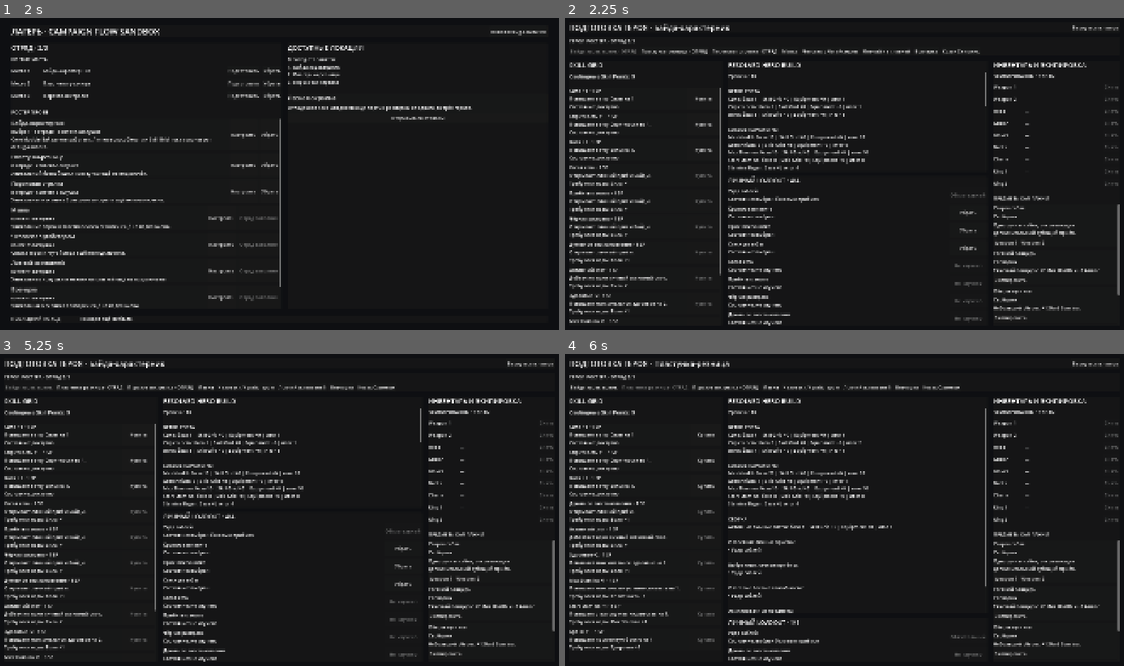
Above: before the commit, frames 1-4 (two rows, left to right).
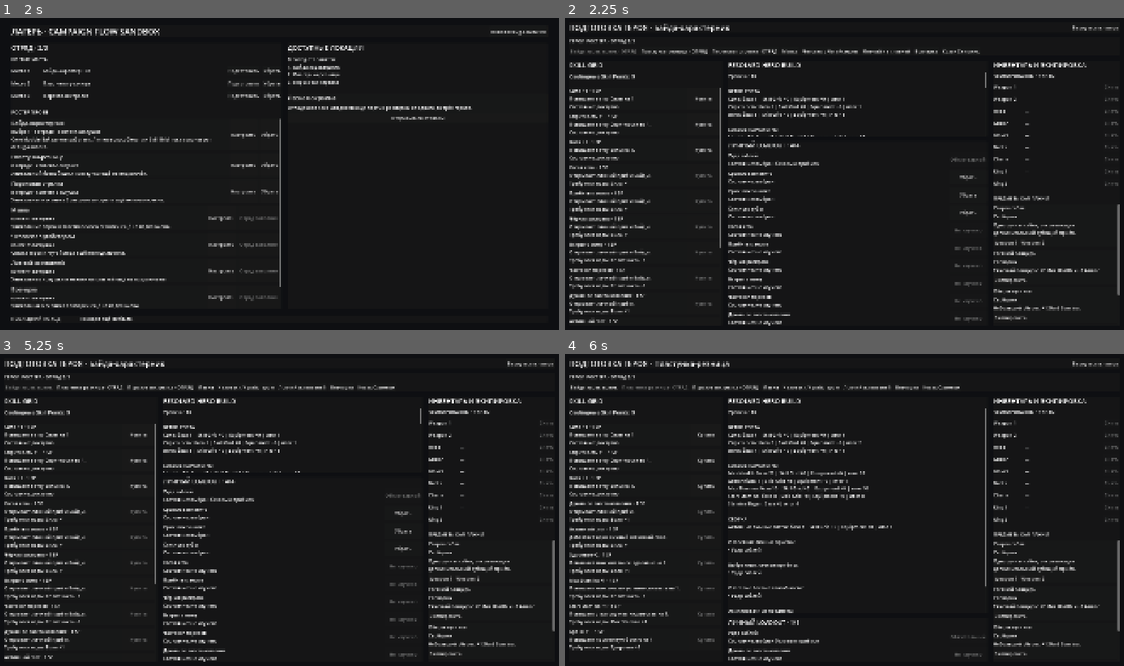
Above: after the commit, the same moments.

Repository: DanilNikolin/kleynod-steppe-frontier
Game: Godot game, scene res://scenes/campaign/campaign_sandbox.tscn
Two runs of this game, one before a commit and one after it. Both use one fixed random seed, a clock stepped at 60 frames per second and the inputs below.
Inputs:
- Up to frame 1 (2 s): click "Новая debug-кампания" at 0.5 s; click "Новая debug-кампания" at 1.25 s
- Up to frame 2 (2.25 s): click "Подготовить" at 2 s
- Up to frame 3 (5.25 s): click "Вернуться в лагерь" at 2.75 s; click "Убрать" at 3.5 s; click "Подготовить" at 4.25 s; click "Байда-характерник" at 5 s
- Up to frame 4 (6 s): click "Пластунка-резница · ОТРЯД" at 5.75 s

Frame 1 is identical in both runs. In frame 2, 2.8% of the frame differs, in the area x 0-76%, y 22-98%; in frame 3, 2.8%; in frame 4, nothing differs.

Commit message:
feat(bayda): add open vein and palisade of cuts abilities with per-effect presentation feedback support

Diff:
--- /dev/null
+++ b/content/abilities/heroes/bayda/bayda_open_vein.tres
@@ -0,0 +1,38 @@
+[gd_resource type="Resource" script_class="AbilityDefinition" format=3]
+
+[ext_resource type="Script" path="res://core/battle/abilities/ability_definition.gd" id="1_ability"]
+[ext_resource type="Script" path="res://core/battle/targeting/ability_targeting_definition.gd" id="2_targeting"]
+[ext_resource type="Script" path="res://core/battle/effects/battle_effect.gd" id="3_effect"]
+[ext_resource type="Script" path="res://core/battle/effects/damage_effect.gd" id="4_damage"]
+[ext_resource type="Script" path="res://core/battle/effects/apply_status_effect.gd" id="5_apply_status"]
+[ext_resource type="Resource" path="res://content/statuses/heroes/bayda/bayda_bleeding.tres" id="6_bleeding"]
+
+[sub_resource type="Resource" id="Resource_open_vein_damage"]
+script = ExtResource("4_damage")
+base_damage = 5
+strength_scaling = 0.0
+effect_id = &"effect_bayda_open_vein_damage"
+
+[sub_resource type="Resource" id="Resource_open_vein_bleeding"]
+script = ExtResource("5_apply_status")
+status_definition = ExtResource("6_bleeding")
+effect_id = &"effect_bayda_open_vein_bleeding"
+
+[sub_resource type="Resource" id="Resource_open_vein_targeting"]
+script = ExtResource("2_targeting")
+aim_requirement = 1
+aim_relation_mask = 4
+aim_offsets = Array[Vector2i]([Vector2i(1, -1), Vector2i(2, -1), Vector2i(3, -1), Vector2i(1, 0), Vector2i(2, 0), Vector2i(3, 0), Vector2i(1, 1), Vector2i(2, 1), Vector2i(3, 1)])
+affected_relation_mask = 4
+impact_offsets = Array[Vector2i]([Vector2i(0, 0)])
+
+[resource]
+script = ExtResource("1_ability")
+ability_id = &"ability_bayda_open_vein"
+display_name = "Вскрыть жилу"
+description = "Байда наносит глубокий порез: 5 прямого урона и кровотечение на два хода."
+branch = 2
+stamina_cost = 5
+cooldown_turns = 1
+targeting = SubResource("Resource_open_vein_targeting")
+effects = Array[ExtResource("3_effect")]([SubResource("Resource_open_vein_damage"), SubResource("Resource_open_vein_bleeding")])
--- /dev/null
+++ b/content/abilities/heroes/bayda/bayda_palisade_of_cuts.tres
@@ -0,0 +1,66 @@
+[gd_resource type="Resource" script_class="AbilityDefinition" format=3]
+
+[ext_resource type="Script" path="res://core/battle/abilities/ability_definition.gd" id="1_ability"]
+[ext_resource type="Script" path="res://core/battle/targeting/ability_targeting_definition.gd" id="2_targeting"]
+[ext_resource type="Script" path="res://core/battle/effects/battle_effect.gd" id="3_effect"]
+[ext_resource type="Script" path="res://core/battle/effects/damage_effect.gd" id="4_damage"]
+[ext_resource type="Script" path="res://core/battle/effects/apply_status_effect.gd" id="5_apply_status"]
+[ext_resource type="Resource" path="res://content/statuses/heroes/bayda/bayda_bleeding.tres" id="6_bleeding"]
+[ext_resource type="Resource" path="res://content/statuses/heroes/bayda/bayda_cracked_armor.tres" id="7_exposure"]
+[ext_resource type="Script" path="res://presentation/battle/actions/battle_ability_presentation_profile.gd" id="8_presentation"]
+
+[sub_resource type="Resource" id="Resource_cut_1"]
+script = ExtResource("4_damage")
+base_damage = 2
+strength_scaling = 0.0
+crit_mode = 0
+effect_id = &"effect_bayda_palisade_cut_1"
+
+[sub_resource type="Resource" id="Resource_cut_2"]
+script = ExtResource("4_damage")
+base_damage = 2
+strength_scaling = 0.0
+crit_mode = 0
+effect_id = &"effect_bayda_palisade_cut_2"
+
+[sub_resource type="Resource" id="Resource_cut_3"]
+script = ExtResource("4_damage")
+base_damage = 2
+strength_scaling = 0.0
+crit_mode = 0
+effect_id = &"effect_bayda_palisade_cut_3"
+
+[sub_resource type="Resource" id="Resource_bleeding"]
+script = ExtResource("5_apply_status")
+status_definition = ExtResource("6_bleeding")
+effect_id = &"effect_bayda_palisade_bleeding"
+
+[sub_resource type="Resource" id="Resource_self_exposure"]
+script = ExtResource("5_apply_status")
+status_definition = ExtResource("7_exposure")
+recipient = 1
+effect_id = &"effect_bayda_palisade_self_exposure"
+
+[sub_resource type="Resource" id="Resource_presentation"]
+script = ExtResource("8_presentation")
+feedback_repeat_mode = 1
+
+[sub_resource type="Resource" id="Resource_targeting"]
+script = ExtResource("2_targeting")
+aim_requirement = 1
+aim_relation_mask = 4
+aim_offsets = Array[Vector2i]([Vector2i(1, -1), Vector2i(2, -1), Vector2i(3, -1), Vector2i(1, 0), Vector2i(2, 0), Vector2i(3, 0), Vector2i(1, 1), Vector2i(2, 1), Vector2i(3, 1)])
+affected_relation_mask = 4
+impact_offsets = Array[Vector2i]([Vector2i(0, 0)])
+
+[resource]
+script = ExtResource("1_ability")
+ability_id = &"ability_bayda_palisade_of_cuts"
+display_name = "Частокол порезов"
+description = "Байда трижды режет одну цель, вызывает кровотечение и раскрывает собственную защиту."
+branch = 2
+stamina_cost = 7
+cooldown_turns = 2
+presentation_profile = SubResource("Resource_presentation")
+targeting = SubResource("Resource_targeting")
+effects = Array[ExtResource("3_effect")]([SubResource("Resource_cut_1"), SubResource("Resource_cut_2"), SubResource("Resource_cut_3"), SubResource("Resource_bleeding"), SubResource("Resource_self_exposure")])
--- a/content/heroes/bayda/bayda_hero.tres
+++ b/content/heroes/bayda/bayda_hero.tres
@@ -13,6 +13,8 @@
 [ext_resource type="Resource" path="res://content/abilities/heroes/bayda/bayda_slanting_cut.tres" id="11_slanting_cut"]
 [ext_resource type="Resource" path="res://content/abilities/heroes/bayda/bayda_pin_down.tres" id="12_pin_down"]
 [ext_resource type="Resource" path="res://content/abilities/heroes/bayda/bayda_black_massacre.tres" id="13_black_massacre"]
+[ext_resource type="Resource" path="res://content/abilities/heroes/bayda/bayda_open_vein.tres" id="14_open_vein"]
+[ext_resource type="Resource" path="res://content/abilities/heroes/bayda/bayda_palisade_of_cuts.tres" id="15_palisade"]
 
 [resource]
 script = ExtResource("1_hero")
@@ -22,7 +24,7 @@
 base_combatant_definition = ExtResource("3_combatant")
 core_module = ExtResource("4_core")
 skill_grid = ExtResource("5_grid")
-personal_abilities = Array[ExtResource("2_ability")]([ExtRes …(178 unchanged characters)… urce("13_black_massacre"), ExtResource("7_mend")])
+personal_abilities = Array[ExtResource("2_ability")]([ExtRes …(178 unchanged characters)… urce("13_black_massacre"), ExtResource("14_open_vein"), ExtResource("15_palisade"), ExtResource("7_mend")])
 starting_known_ability_ids = Array[StringName]([&"ability_sabre_slash", &"ability_bayda_blood_payment", &"ability_bayda_gallows_hook", &"ability_bayda_grit_teeth"])
 default_ability_id = &"ability_sabre_slash"
 starting_active_slot_count = 4
--- a/content/skill_grids/heroes/bayda/bayda_skill_grid_debug.tres
+++ b/content/skill_grids/heroes/bayda/bayda_skill_grid_debug.tres
@@ -6,6 +6,8 @@
 [ext_resource type="Resource" path="res://content/abilities/heroes/bayda/bayda_slanting_cut.tres" id="4_slanting_cut"]
 [ext_resource type="Resource" path="res://content/abilities/heroes/bayda/bayda_pin_down.tres" id="5_pin_down"]
 [ext_resource type="Resource" path="res://content/abilities/heroes/bayda/bayda_black_massacre.tres" id="6_black_massacre"]
+[ext_resource type="Resource" path="res://content/abilities/heroes/bayda/bayda_open_vein.tres" id="7_open_vein"]
+[ext_resource type="Resource" path="res://content/abilities/heroes/bayda/bayda_palisade_of_cuts.tres" id="8_palisade"]
 
 [sub_resource type="Resource" id="Node_strength_1"]
 script = ExtResource("2_node")
@@ -54,6 +56,24 @@
 node_type = 1
 prerequisite_node_ids = Array[StringName]([&"node_debug_strength_1"])
 granted_ability = ExtResource("6_black_massacre")
+
+[sub_resource type="Resource" id="Node_learn_open_vein"]
+script = ExtResource("2_node")
+node_id = &"node_bayda_learn_open_vein"
+display_name = "Вскрыть жилу"
+description = "Открывает личный приём Байды."
+node_type = 1
+prerequisite_node_ids = Array[StringName]([&"node_debug_agility_1"])
+granted_ability = ExtResource("7_open_vein")
+
+[sub_resource type="Resource" id="Node_learn_palisade"]
+script = ExtResource("2_node")
+node_id = &"node_bayda_learn_palisade_of_cuts"
+display_name = "Частокол порезов"
+description = "Открывает личный приём Байды."
+node_type = 1
+prerequisite_node_ids = Array[StringName]([&"node_debug_agility_1"])
+granted_ability = ExtResource("8_palisade")
 
 [sub_resource type="Resource" id="Node_learn_mend"]
 script = ExtResource("2_node")
@@ -113,4 +133,4 @@
 script = ExtResource("1_grid")
 grid_id = &"skill_grid_bayda_debug"
 display_name = "Временная сетка Байды"
-nodes = Array[ExtResource("2_node")]([SubResource("Node_stre …(173 unchanged characters)… ack_massacre"), SubResource("Node_learn_mend"), SubResource("Node_active_slot"), …(124 unchanged characters)…
+nodes = Array[ExtResource("2_node")]([SubResource("Node_stre …(173 unchanged characters)… ack_massacre"), SubResource("Node_learn_open_vein"), SubResource("Node_learn_palisade"), SubResource("Node_learn_mend"), SubResource("Node_active_slot"), …(124 unchanged characters)…
--- /dev/null
+++ b/content/statuses/heroes/bayda/bayda_bleeding.tres
@@ -0,0 +1,27 @@
+[gd_resource type="Resource" script_class="BattleStatusDefinition" format=3]
+
+[ext_resource type="Script" path="res://core/battle/statuses/battle_status_definition.gd" id="1_status"]
+[ext_resource type="Script" path="res://core/battle/effects/battle_effect.gd" id="2_effect"]
+[ext_resource type="Script" path="res://core/battle/statuses/battle_status_periodic_trigger.gd" id="3_trigger"]
+[ext_resource type="Script" path="res://core/battle/effects/damage_effect.gd" id="4_damage"]
+
+[sub_resource type="Resource" id="Resource_bleeding_damage"]
+script = ExtResource("4_damage")
+base_damage = 2
+armor_piercing = 999
+minimum_damage = 2
+effect_id = &"effect_bayda_bleeding_tick"
+
+[sub_resource type="Resource" id="Resource_end_trigger"]
+script = ExtResource("3_trigger")
+effects = Array[ExtResource("2_effect")]([SubResource("Resource_bleeding_damage")])
+
+[resource]
+script = ExtResource("1_status")
+status_id = &"status_bayda_bleeding"
+display_name = "Кровотечение"
+description = "Теряет 2 здоровья в конце каждого своего хода."
+polarity = 2
+tags = Array[StringName]([&"debuff", &"damage_over_time", &"bleeding"])
+duration_turns = 2
+periodic_triggers = Array[ExtResource("3_trigger")]([SubResource("Resource_end_trigger")])
--- a/presentation/battle/actions/battle_ability_presentation_profile.gd
+++ b/presentation/battle/actions/battle_ability_presentation_profile.gd
@@ -23,6 +23,12 @@
 }
 
 
+enum FeedbackRepeatMode {
+	SINGLE,
+	PER_DAMAGE_EFFECT,
+}
+
+
 const DAMAGE_FLASH_COLOR := Color(
 	1.0,
 	0.28,
@@ -80,6 +86,11 @@
 	FeedbackKind.AUTO
 )
 
+@export
+var feedback_repeat_mode: FeedbackRepeatMode = (
+	FeedbackRepeatMode.SINGLE
+)
+
 
 @export_group("Animation")
 
@@ -121,6 +132,44 @@
 
 @export
 var sound_id: StringName = &""
+
+
+func get_feedback_repeat_count(
+	action_result: BattleActionResult
+) -> int:
+	if (
+		feedback_repeat_mode
+		!= FeedbackRepeatMode.PER_DAMAGE_EFFECT
+	):
+		return 1
+
+	if action_result == null:
+		return 1
+
+	var used_damage_effect_ids: Dictionary = {}
+	var anonymous_damage_count: int = 0
+
+	for effect_result in action_result.effect_results:
+		if (
+			effect_result == null
+			or not effect_result.is_successful
+			or effect_result.effect_kind != &"damage"
+		):
+			continue
+
+		if effect_result.effect_id == &"":
+			anonymous_damage_count += 1
+			continue
+
+		used_damage_effect_ids[
+			effect_result.effect_id
+		] = true
+
+	return maxi(
+		1,
+		used_damage_effect_ids.size()
+		+ anonymous_damage_count
+	)
 
 
 func resolve_feedback_kind(
--- a/presentation/battle/actions/battle_action_runner.gd
+++ b/presentation/battle/actions/battle_action_runner.gd
@@ -149,17 +149,43 @@
 			)
 		)
 
-		outcome.action_presented = await (
-			combatant_presenter
-			.play_ability_feedback(
-				command.actor.instance_id,
-				target_ids,
-				defeated_target_ids,
-				outcome.action_result,
-				presentation_profile,
-				animated
-			)
-		)
+		var feedback_repeat_count := (
+			presentation_profile
+			.get_feedback_repeat_count(
+				outcome.action_result
+			)
+		)
+
+		outcome.action_presented = true
+
+		for feedback_index in range(
+			feedback_repeat_count
+		):
+			var repeat_defeated_target_ids: Array[StringName] = []
+
+			if (
+				feedback_index
+				== feedback_repeat_count - 1
+			):
+				repeat_defeated_target_ids = (
+					defeated_target_ids
+				)
+
+			var feedback_presented := await (
+				combatant_presenter
+				.play_ability_feedback(
+					command.actor.instance_id,
+					target_ids,
+					repeat_defeated_target_ids,
+					outcome.action_result,
+					presentation_profile,
+					animated
+				)
+			)
+
+			if not feedback_presented:
+				outcome.action_presented = false
+				break
 
 		if not outcome.action_presented:
 			outcome.failure_code = (
Not shown, changed: godot_focused_context.py
